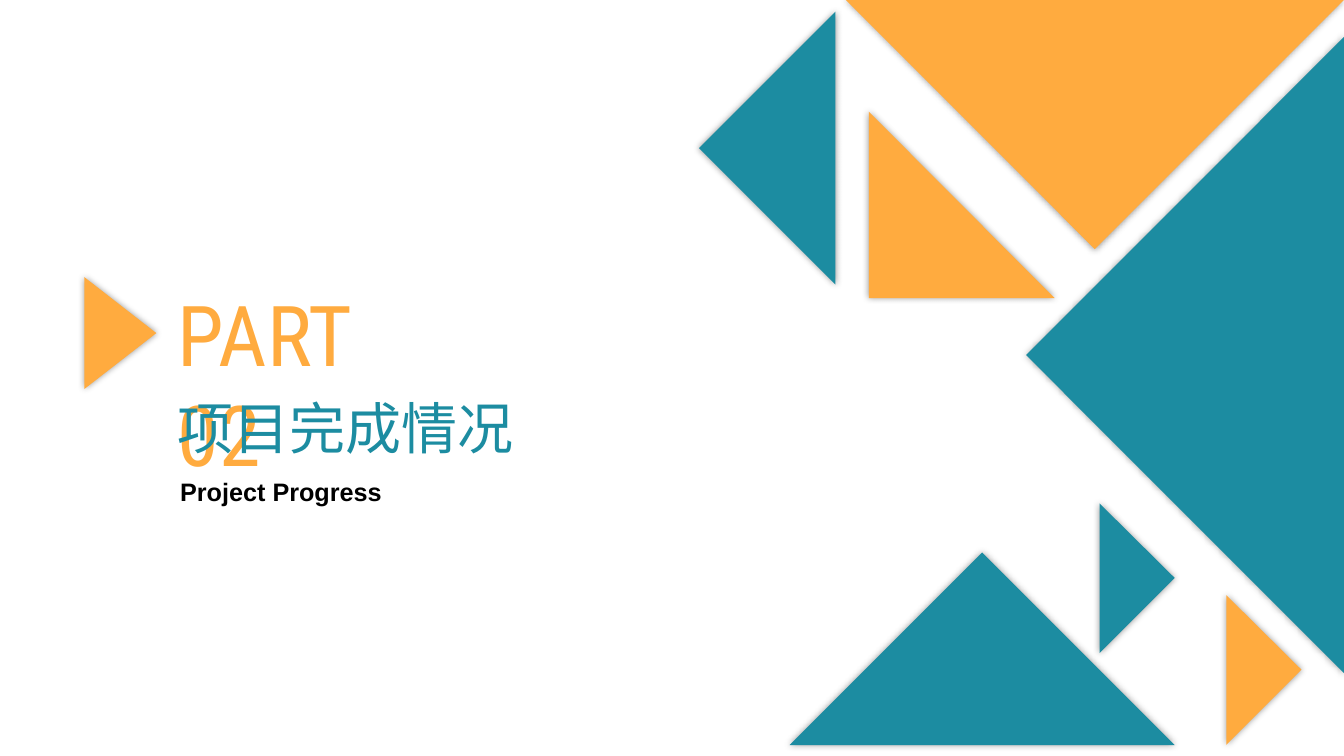
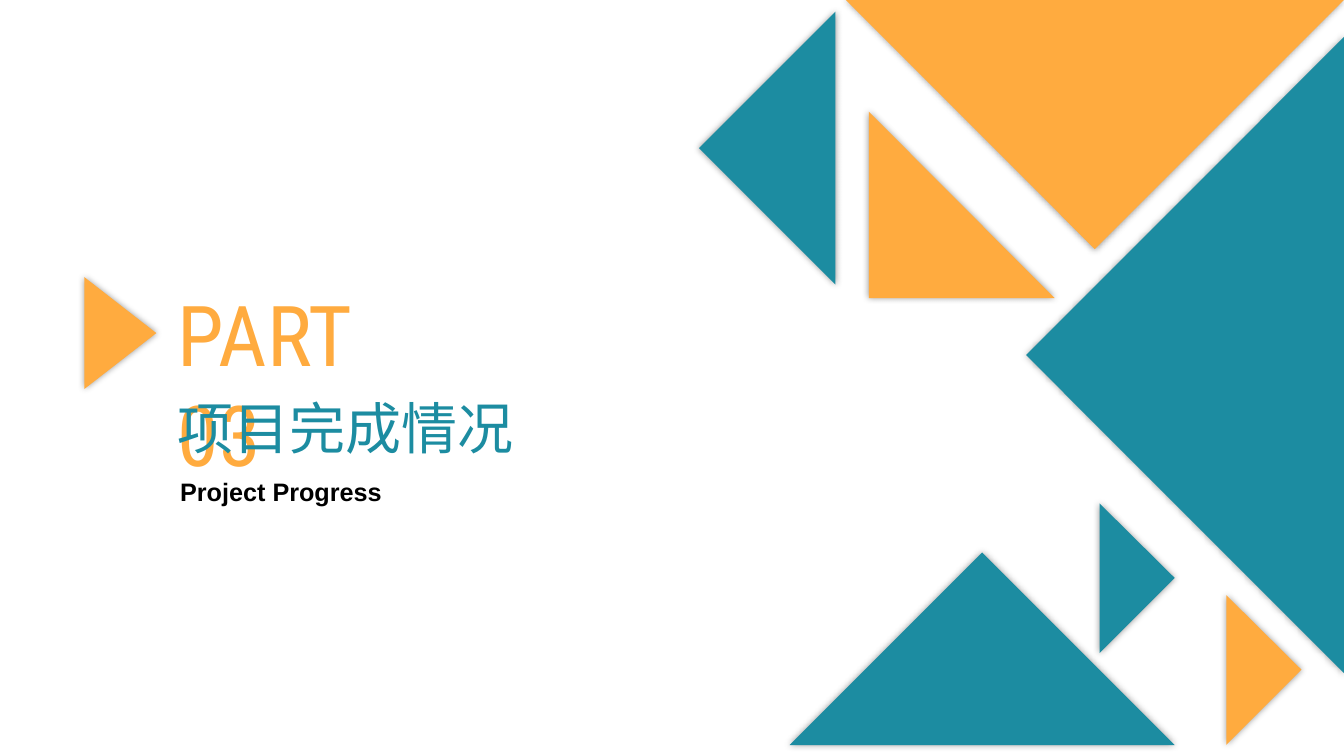
Before and after one commit to yy207/myshop, a slide deck: slide 7 of MyShop/files/线上商店(乐购网)演示文档.pptx (slide 6 before the commit). Drawn at 1344x756 pixels with LibreOffice and Linux fonts; fonts in the diff are those of the drawing. Boxes give left, top, right and bottom in pixels: in the first picture for what was removed or moved away, otherwise in the second. Text is boxed around its words. In the diff, an @@ line names an element or a change of style, - is before the commit and + after.

```diff
--- a/MyShop/files/线上商店(乐购网)演示文档.pptx
+++ b/MyShop/files/线上商店(乐购网)演示文档.pptx
@@ text at <box>178,306,352,487</box>: text changed @@
-PART 02
+PART 03
```
Also in this commit, not shown: 4 other slides changed, 1 slide added.
